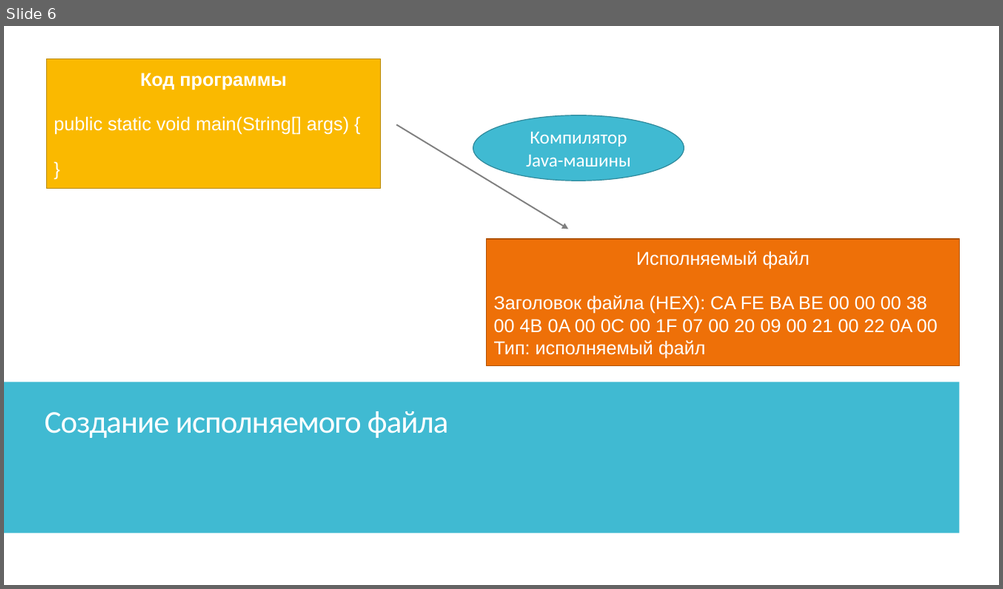
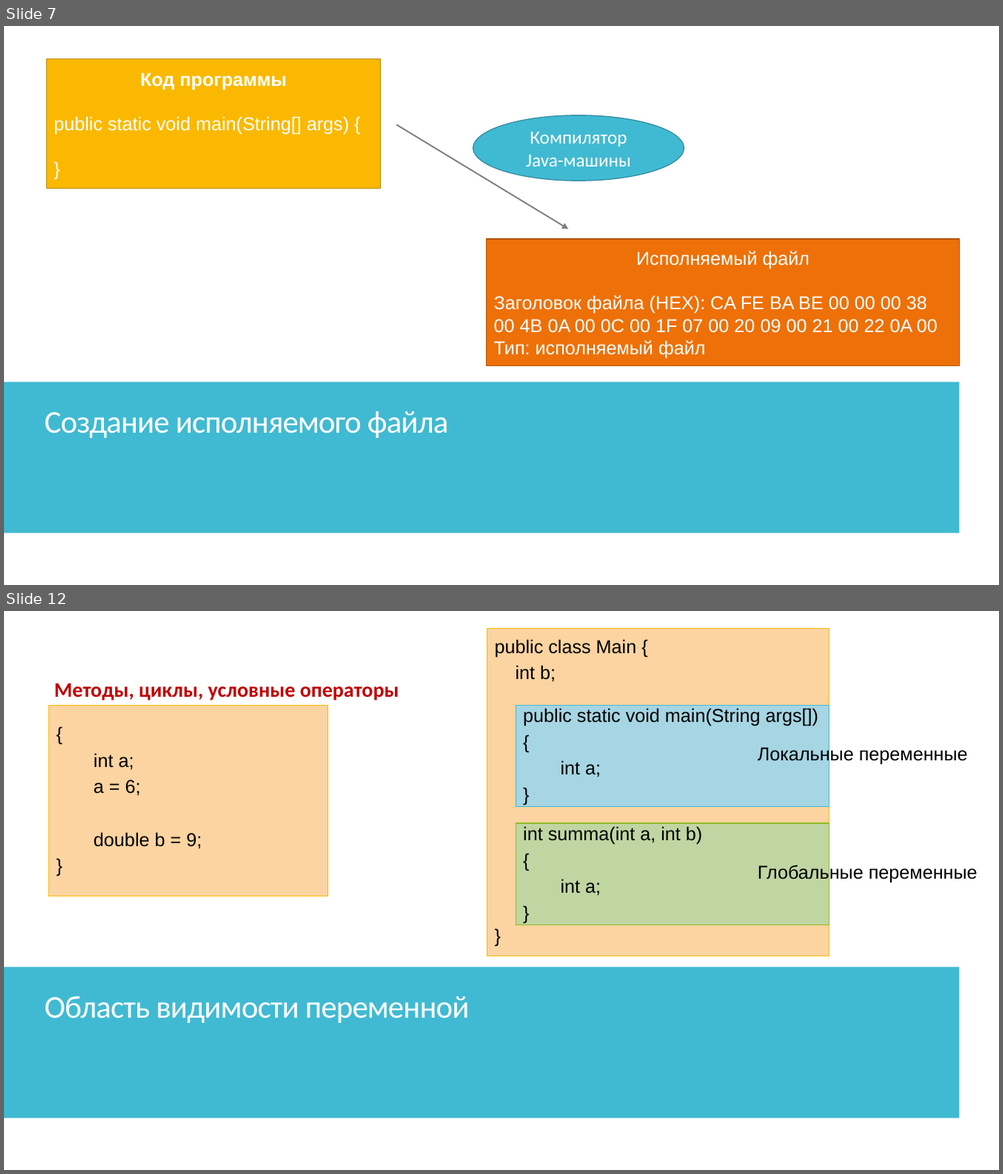
Before and after one commit to IriEfremova/LessonsCube, a slide deck: Samsung/Lesson8/ArraysPracticum.pptx. Shown one above the other, each under a label of ours: slide 6 before the commit, slides 7 and 12 after it; the slides between them are not shown. The pictures are 1003x589 and 1003x1174 pixels, drawn with LibreOffice and Linux fonts; fonts in the diff are those of the drawing. Boxes give left, top, right and bottom in pixels: in the first picture for what was removed or moved away, otherwise in the second. Text is boxed around its words. In the diff, an @@ line names an element or a change of style, - is before the commit and + after.

```diff
--- a/Samsung/Lesson8/ArraysPracticum.pptx
+++ b/Samsung/Lesson8/ArraysPracticum.pptx
@@ slide 12 added at [4,611,999,1170], background #FFFFFF; not listed: 2 template elements that a slide beside it also shows @@
@@ rectangle added at [4,611,999,1170], fill #FFFFFF @@
@@ rectangle added at [487,628,829,956], fill #FCD5A2, outline #FAB900 0.75 pt, 18 pt, text #000000 @@
+public class Main {
+int b;
+}
@@ text added at [54,683,399,701], 20 pt, text #C00000, bold @@
+Методы, циклы, условные операторы
@@ rectangle added at [48,705,328,896], fill #FCD5A2, outline #FAB900 0.75 pt, 18 pt, text #000000 @@
+{
+int a;
+a = 6;
+double b = 9;
+}
@@ rectangle added at [516,705,829,806], fill #A7D5E3, outline #40BAD2 0.75 pt, 18 pt, text #000000 @@
+public static void main(String args[])
+{
+int a;
+}
@@ text added at [757,746,967,765], 18 pt, text #000000 @@
+Локальные переменные
@@ rectangle added at [516,823,829,925], fill #C1D6A3, outline #90BB23 0.75 pt, 18 pt, text #000000 @@
+int summa(int a, int b)
+{
+int a;
+}
@@ text added at [757,864,977,883], 18 pt, text #000000 @@
+Глобальные переменные
@@ rectangle added at [4,968,959,1119], fill #40BAD2 @@
@@ text added at [45,997,469,1023], 30.6 pt, text #FFFFFF @@
+Область видимости переменной
@@ what was slide 6 is now slide 7 @@
```
Also in this commit, not shown: 1 slide changed, 6 other slides added, 17 slides removed, 5 other files.
